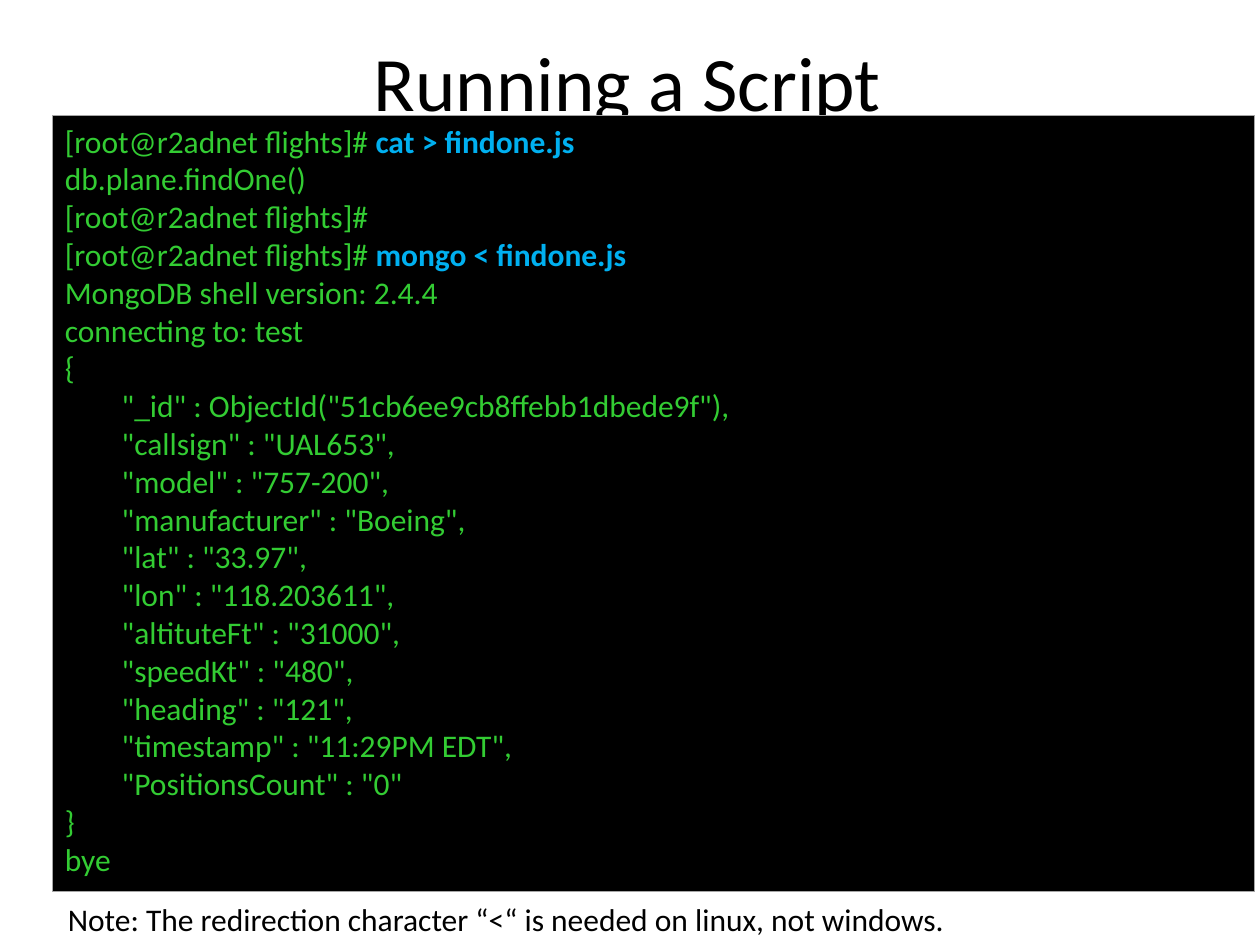
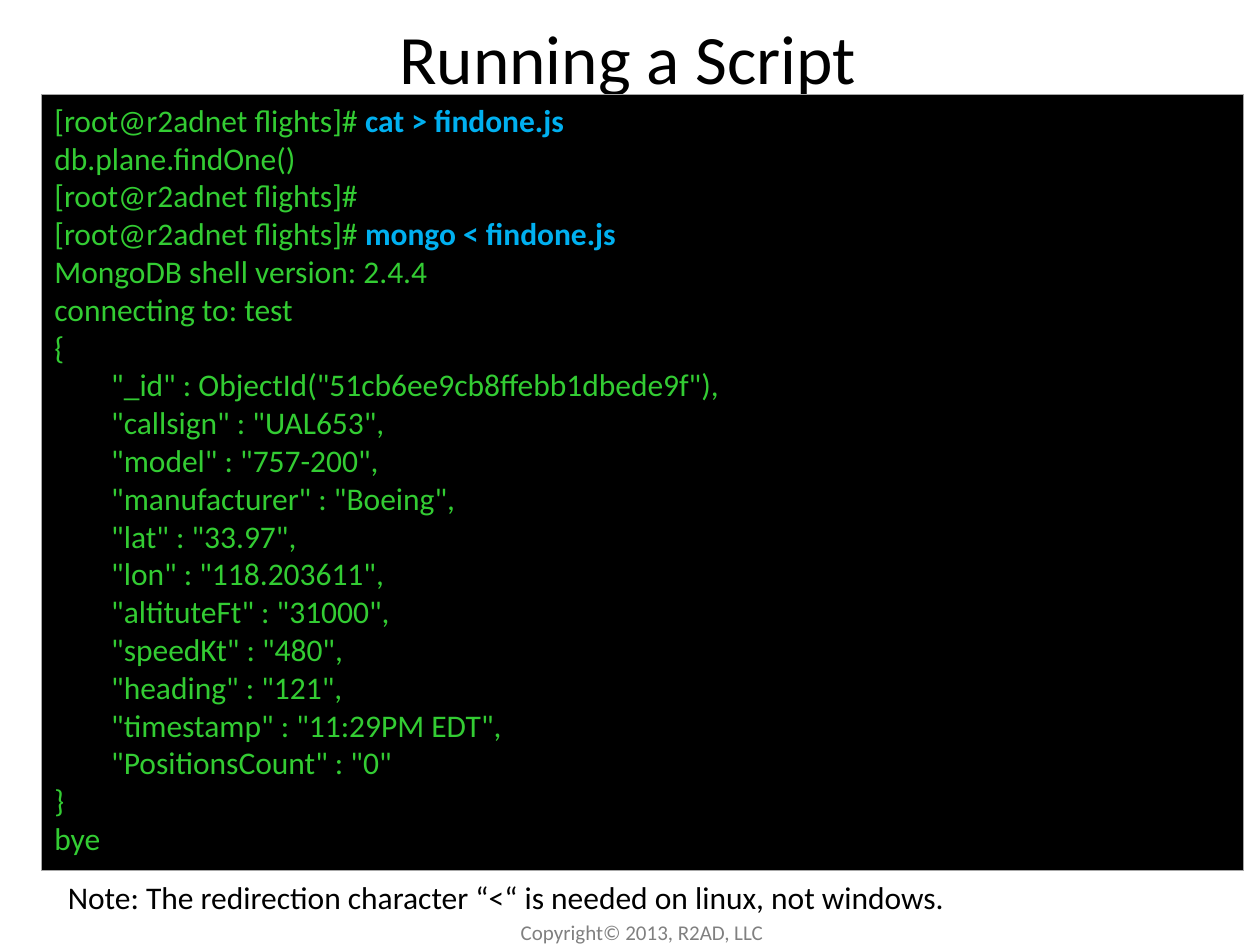
Before and after one commit to r2ad/planeBigData, a slide deck: slide 18 of nosql/mongodb/MongoDB-Introduction-R2AD-23July2013.pptx. Drawn at 1260x945 pixels with LibreOffice and Linux fonts; fonts in the diff are those of the drawing. Boxes give left, top, right and bottom in pixels: in the first picture for what was removed or moved away, otherwise in the second. Text is boxed around its words. In the diff, an @@ line names an element or a change of style, - is before the commit and + after.

Commit message:
Added copyright to slides.  Yes, they are free to use for non commercial purposes.

```diff
--- a/nosql/mongodb/MongoDB-Introduction-R2AD-23July2013.pptx
+++ b/nosql/mongodb/MongoDB-Introduction-R2AD-23July2013.pptx
@@ title "Running a Script": place and size @@
-title "Running a Script" at (374, 58, 881, 130)
+title "Running a Script" at (399, 36, 855, 101)
@@ title "Running a Script" at (399, 36, 855, 101): size 44 to 39.6 pt @@
@@ rectangle "[root@r2adnet flights]# cat > findone.js": place and size @@
-rectangle "[root@r2adnet flights]# cat > findone.js" at (53, 116, 1255, 892)
+rectangle "[root@r2adnet flights]# cat > findone.js" at (42, 94, 1244, 871)
@@ text "Note: The redirection character “<“ ...": place and size @@
-text "Note: The redirection character “<“ ..." at (68, 909, 944, 935)
+text "Note: The redirection character “<“ ..." at (68, 887, 944, 913)
@@ text added at (521, 925, 763, 944), 12 pt, text #808080 @@
+Copyright© 2013, R2AD, LLC
```
Also in this commit, not shown: 24 other slides changed, 1 other file.
